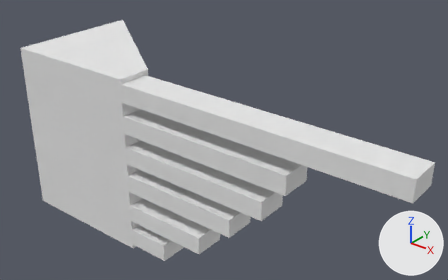
Renders of the Blender file blender_lvl/range.blend from each side of a commit.
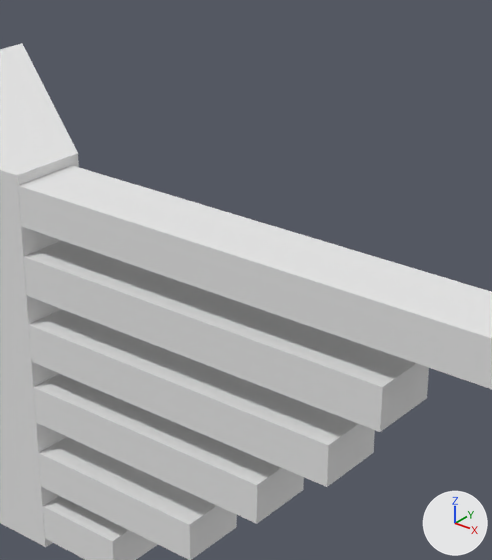
Each version is shown whole from a 50 mm camera at (69.6, -42.7, 62.8) aimed at (10.0, 31.8, 16.6), then close up on the part from 25% to 75% of the width and 0% to 91% of the height. Every picture has the same lights, and +X, +Y and +Z are marked at lower right.

The scene before the commit, as lines of its bpy script (objects in view):
```python
me_cube = bpy.data.meshes.new('Cube')
me_cube.from_pydata(...)  # a box spanning x -12.1..12.1, y -7.9..7.9, z -15.2..15.2
me_cube_004 = bpy.data.meshes.new('Cube.004')
me_cube_004.from_pydata(...)  # a box spanning x -17.2..17.2, y -1.0..1.0, z -1.0..1.0
me_cube_006 = bpy.data.meshes.new('Cube.006')
me_cube_006.from_pydata(...)  # 56 vertices, 108 faces; spans x -35.0..39.3, y -3.4..21.4, z -15.8..16.0
me_cube_006.materials.append(mat_material_001)  # its picture is missing
ob_object_a = bpy.data.objects.new('[OBJECT]A', me_cube)
ob_object_a.location = (0.0, 0.0, 0.0)
ob_object_a.hide_viewport = True
ob_object_e = bpy.data.objects.new('[OBJECT]E', me_cube_004)
ob_object_e.location = (0.0, 0.0, 0.0)
ob_object_e.hide_viewport = True
ob_room1 = bpy.data.objects.new('Room1', me_cube_006)
ob_room1.location = (9.11, 21.71, 13.12)
_m = ob_room1.modifiers.new('Boolean', 'BOOLEAN')
_m.operation = 'INTERSECT'
_m.solver = 'FLOAT'
```
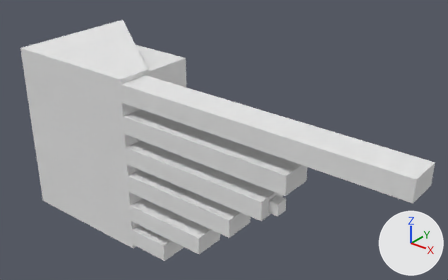
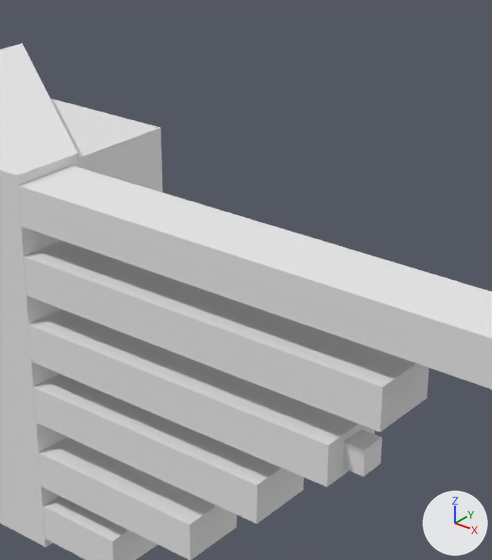
Changed parts and their boxes [x1, y1, x2, y2] in the close-ups (492 x 560 px):
'[OBJECT]A', shown
    after: [50, 98, 163, 193]
'[OBJECT]E', shown
    after: [343, 429, 382, 477]

The change, as a diff of the scene's bpy script:
```diff
--- a/blender_lvl/range.blend.py
+++ b/blender_lvl/range.blend.py
@@ ob_object_e @@
 ob_object_e = bpy.data.objects.new('[OBJECT]E', me_cube_004)
-ob_object_e.location = (0.0, 0.0, 0.0)
-ob_object_e.hide_viewport = True
+ob_object_e.location = (11.86, 21.05, 15.78)
@@ ob_object_a @@
 ob_object_a = bpy.data.objects.new('[OBJECT]A', me_cube)
-ob_object_a.location = (0.0, 0.0, 0.0)
-ob_object_a.hide_viewport = True
+ob_object_a.location = (-12.88, 26.5, 13.08)
```
